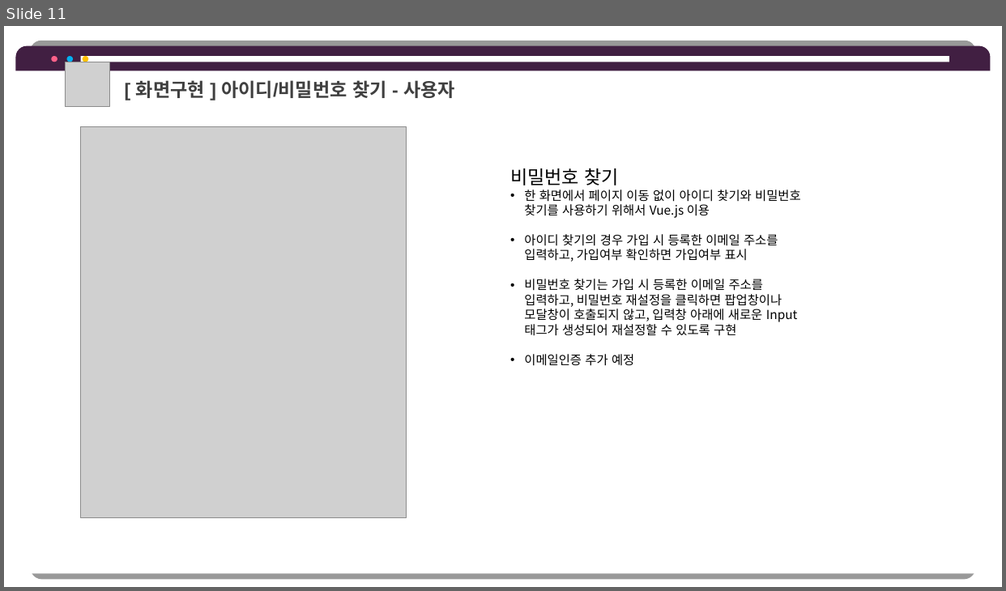
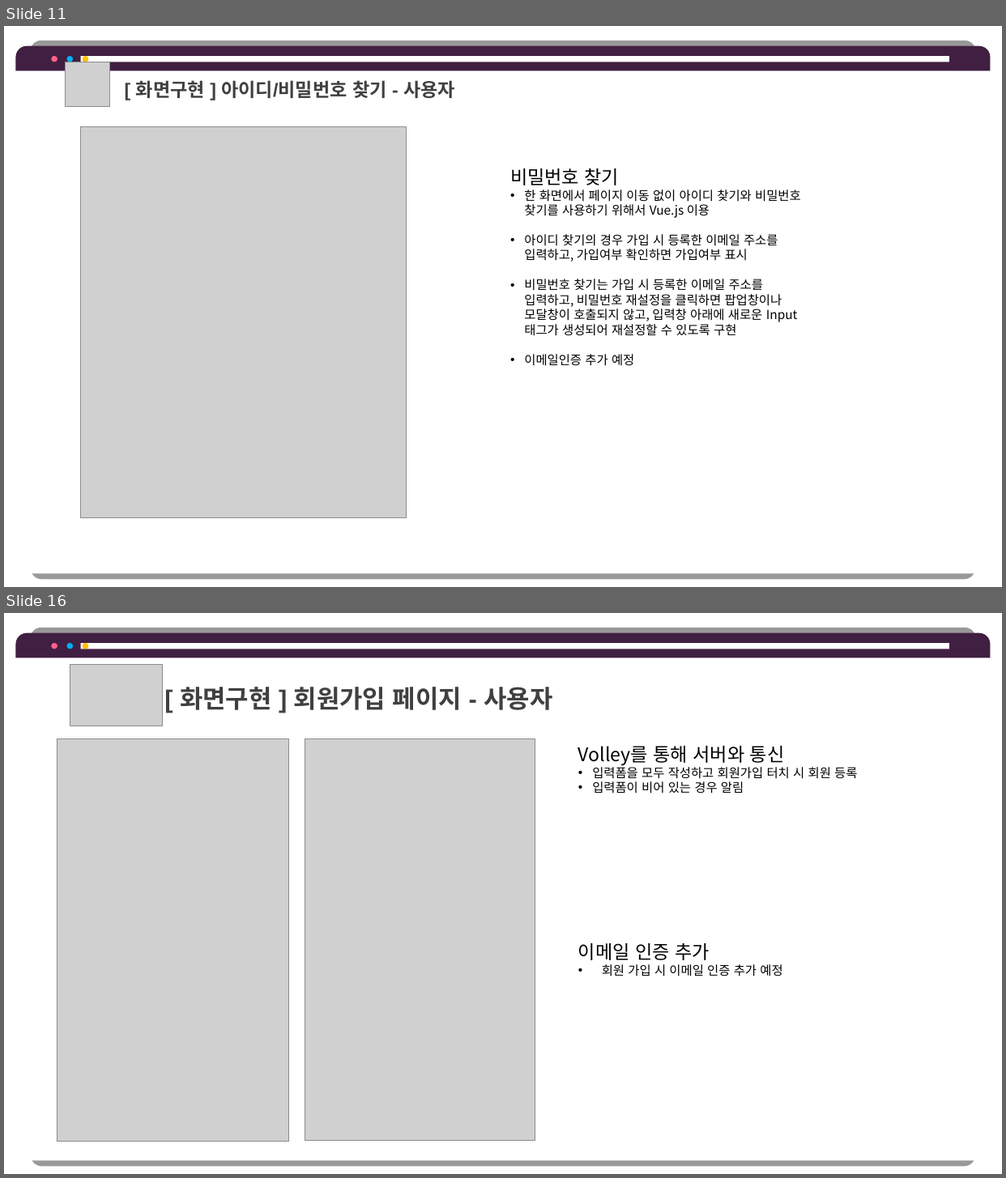
Before and after one commit to hhsw07/ezen-academy-projects, a slide deck: 0 발표용 파워포인트/0522 3차발표/0522 project06 - 파워포인트 - 형준.pptx. Shown one above the other, each under a label of ours: slide 11 before the commit, slides 11 and 16 after it; the slides between them are not shown. The pictures are 1006x591 and 1006x1178 pixels, drawn with LibreOffice and Linux fonts; fonts in the diff are those of the drawing; grey boxes stand for pictures. Boxes give left, top, right and bottom in pixels: in the first picture for what was removed or moved away, otherwise in the second. Text is boxed around its words. In the diff, an @@ line names an element or a change of style, - is before the commit and + after.

```diff
--- a/0 발표용 파워포인트/0522 3차발표/0522 project06 - 파워포인트 - 형준.pptx
+++ b/0 발표용 파워포인트/0522 3차발표/0522 project06 - 파워포인트 - 형준.pptx
@@ slide 16 added at [4,613,1002,1174], background #FFFFFF @@
@@ round same rect added at [16,633,991,658], fill #411F42 @@
@@ round same rect added at [16,658,991,1161], fill #FFFFFF @@
@@ ellipse added at [51,643,57,649], fill #FF6189 @@
@@ ellipse added at [67,643,73,649], fill #00B0F0 @@
@@ rectangle added at [80,643,949,649], fill #FFFFFF @@
@@ ellipse added at [83,643,88,649], fill #FFC000 @@
@@ picture added at [70,664,162,726] @@
@@ text added at [180,687,552,710], 24 pt, text #404040, bold @@
+[ 화면구현 ] 회원가입 페이지 - 사용자
@@ picture added at [57,739,288,1142] @@
@@ picture added at [305,739,535,1141] @@
@@ text added at [578,746,857,794], 12 pt, text #000000 @@
+Volley를 통해 서버와 통신
+• 입력폼을 모두 작성하고 회원가입 터치 시 회원 등록
+• 입력폼이 비어 있는 경우 알림
@@ text added at [578,943,782,977], 12 pt, text #000000 @@
+이메일 인증 추가
+• 회원 가입 시 이메일 인증 추가 예정
```
Also in this commit, not shown: 7 other slides added, 1 other file.
